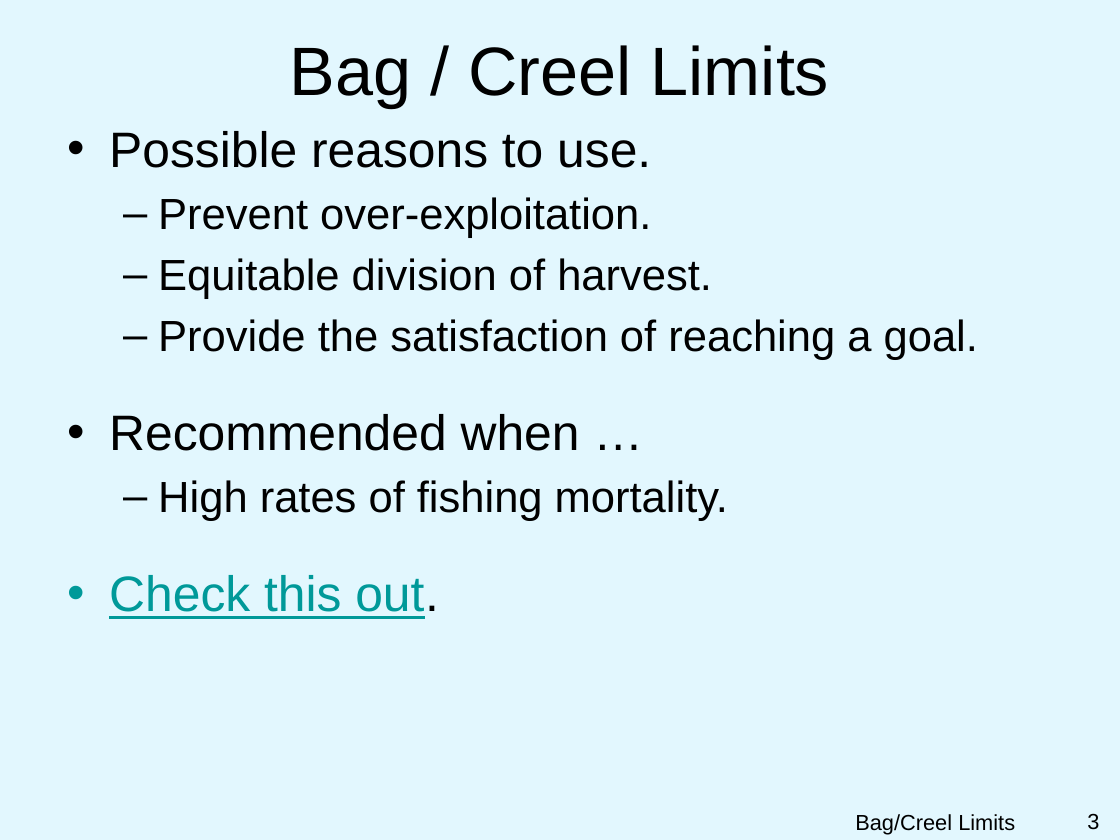
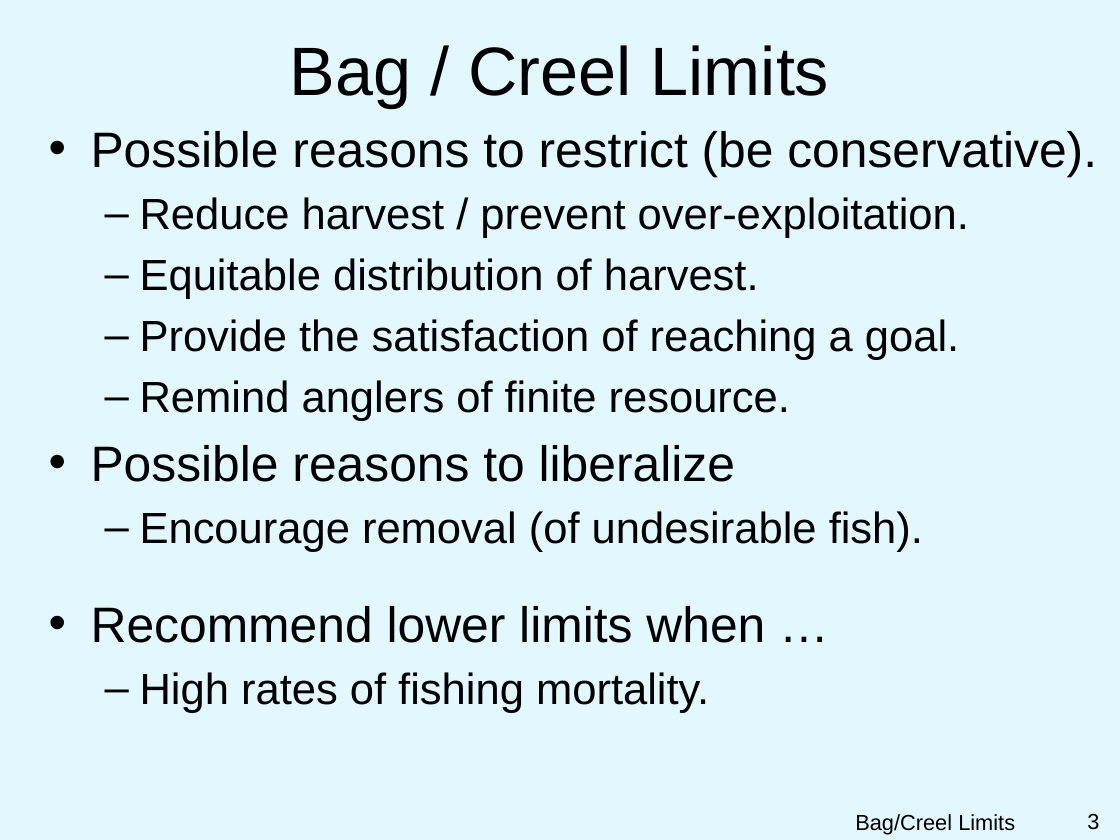
Before and after one commit to droglenc/NCNRS349, a slide deck: slide 3 of modules/MgmntBagLimits/PPT.pptx. Drawn at 1120x840 pixels with LibreOffice and Linux fonts; fonts in the diff are those of the drawing; background and template pictures are left out. Boxes give left, top, right and bottom in pixels: in the first picture for what was removed or moved away, otherwise in the second. Text is boxed around its words. In the diff, an @@ line names an element or a change of style, - is before the commit and + after.

Commit message:
Updated Bag Limits module

```diff
--- a/modules/MgmntBagLimits/PPT.pptx
+++ b/modules/MgmntBagLimits/PPT.pptx
@@ text "Possible reasons to restrict (be ...": place and size @@
-text "Possible reasons to restrict (be ..." at [109,131,978,619]
+text "Possible reasons to restrict (be ..." at [91,131,1097,713]
@@ text at [91,131,1097,299]: text changed @@
-• Possible reasons to use.
-  – Prevent over-exploitation.
-  – Equitable division of harvest.
+• Possible reasons to restrict (be conservative).
+  – Reduce harvest / prevent over-exploitation.
+  – Equitable distribution of harvest.
@@ text at [91,380,923,643]: text changed; size 32 to 28 pt @@
-• Recommended when …
+  – Remind anglers of finite resource.
+• Possible reasons to liberalize
+  – Encourage removal (of undesirable fish).
+• Recommend lower limits when …
@@ text at [109,575,439,619]: paragraph removed @@
-• Check this out.
```
Also in this commit, not shown: 1 other file.
